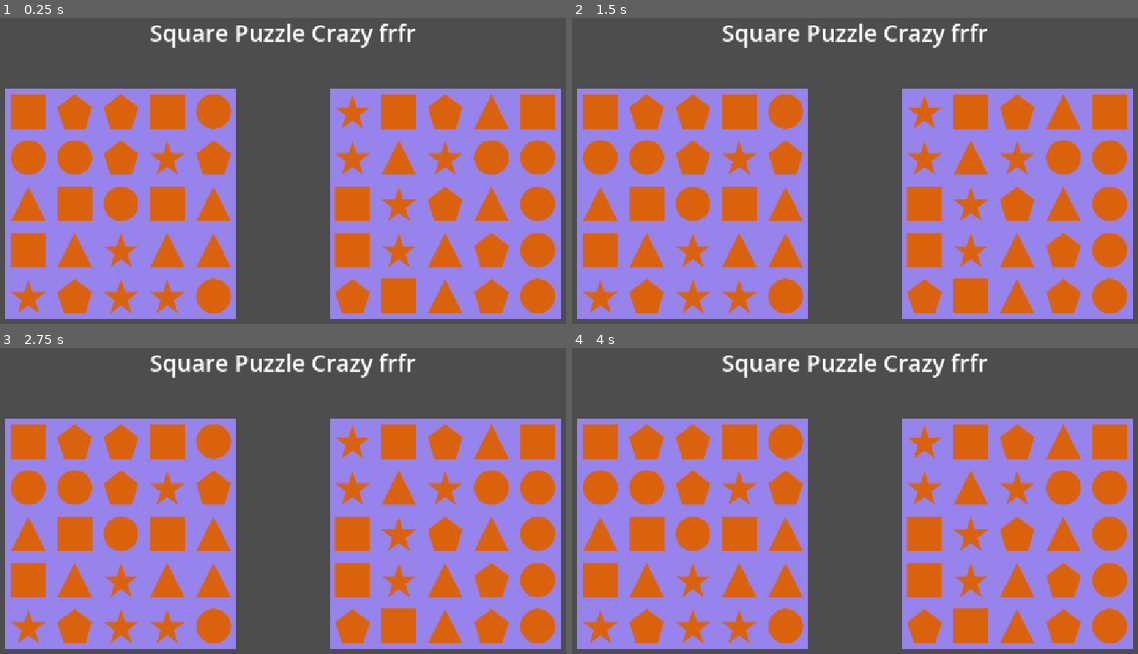
Above: before the commit, frames 1-4 (two rows, left to right).
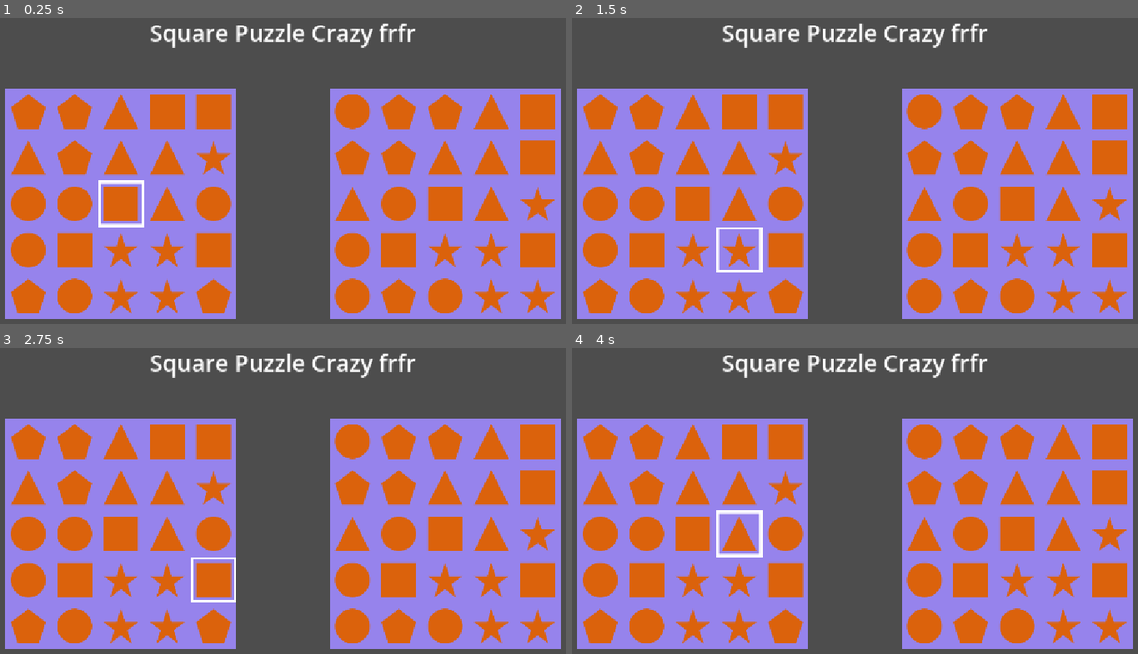
Above: after the commit, the same moments.

Repository: V3NCO/Arcade-Puzzle
Game: Godot game, scene res://Scenes/Ingame_Menu.tscn
Two runs of this game, one before a commit and one after it. Both use one fixed random seed, a clock stepped at 60 frames per second and the inputs below.
Inputs:
- Up to frame 1 (0.25 s): no input
- Up to frame 2 (1.5 s): tap Enter at 0.5 s; hold Right (move_cursor_right, bound only after the commit) 0.53-1.28 s; tap Space at 1.25 s; hold Down (move_cursor_down, bound only after the commit) from 1.28 s (still down)
- Up to frame 3 (2.75 s): tap Enter at 2 s; release Down (move_cursor_down, bound only after the commit) at 2.03 s; hold Right (move_cursor_right, bound only after the commit) from 2.03 s (still down)
- Up to frame 4 (4 s): tap Space at 2.75 s; release Right (move_cursor_right, bound only after the commit) at 2.78 s; hold Up (move_cursor_up, bound only after the commit) 2.78-3.53 s; tap Enter at 3.5 s; hold Left (move_cursor_left, bound only after the commit) from 3.53 s (still down)

The runs differ from the first frame. In frame 1, 12% of the frame differs, in the area x 1-99%, y 25-97%; in frame 2, 12%; in frame 3, 12%; in frame 4, 12%.

Commit message:
Added stuff

Diff:
--- a/Scenes/Ingame_Menu.tscn
+++ b/Scenes/Ingame_Menu.tscn
@@ -1,6 +1,8 @@
-[gd_scene load_steps=5 format=3 uid="uid://bum60vuk0axb6"]
+[gd_scene load_steps=7 format=3 uid="uid://bum60vuk0axb6"]
 
+[ext_resource type="Script" uid="uid://dkjc8gnlc0g6i" path="res://Scenes/cursor.gd" id="1_322e4"]
 [ext_resource type="TileSet" uid="uid://cjuhwb3yscdf4" path="res://TileSet/tilescrazy.tres" id="1_mrwon"]
+[ext_resource type="TileSet" uid="uid://v6jcm16cqd11" path="res://TileSet/tiles_select.tres" id="1_q1ltg"]
 [ext_resource type="Script" uid="uid://exwn140fa7is" path="res://Scripts/tile_map_layer.gd" id="2_mrwon"]
 
 [sub_resource type="Theme" id="Theme_2opte"]
@@ -57,7 +59,15 @@
 text = "Square Puzzle Crazy frfr"
 label_settings = SubResource("LabelSettings_0xk7v")
 
-[node name="TileMapLayer" type="TileMapLayer" parent="."]
+[node name="Cursor" type="TileMapLayer" parent="."]
+position = Vector2(96, 124)
+tile_set = ExtResource("1_q1ltg")
+script = ExtResource("1_322e4")
+
+[node name="Display" type="TileMapLayer" parent="."]
 position = Vector2(96, 124)
 tile_set = ExtResource("1_mrwon")
 script = ExtResource("2_mrwon")
+
+[connection signal="grid_horizontal" from="Cursor" to="Display" method="_on_move_grid_horizontal"]
+[connection signal="grid_vertical" from="Cursor" to="Display" method="_on_move_grid_vertical"]
--- /dev/null
+++ b/Scenes/cursor.gd
@@ -0,0 +1,25 @@
+extends TileMapLayer
+var cursor_pos_1 = 2
+var cursor_pos_2 = 2
+
+# func _ready():
+signal grid_vertical
+signal grid_horizontal
+
+
+func _process(delta):
+	clear()
+	set_cell(Vector2i(cursor_pos_1, cursor_pos_2), 1, Vector2i(0, 0))
+	if Input.is_action_just_pressed("move_cursor_up"): if cursor_pos_2 > 0: cursor_pos_2 -= 1
+	if Input.is_action_just_pressed("move_cursor_down"): if cursor_pos_2 < 4: cursor_pos_2 += 1
+	if Input.is_action_just_pressed("move_cursor_left"): if cursor_pos_1 > 0: cursor_pos_1 -= 1
+	if Input.is_action_just_pressed("move_cursor_right"): if cursor_pos_1 < 4: cursor_pos_1 += 1
+
+	if Input.is_action_just_pressed("move_grid_down"):
+		grid_vertical.emit(cursor_pos_1, "down")
+	if Input.is_action_just_pressed("move_grid_right"):
+		grid_horizontal.emit(cursor_pos_2, "right")
+	if Input.is_action_just_pressed("move_grid_left"):
+		grid_horizontal.emit(cursor_pos_2, "left")
+	if Input.is_action_just_pressed("move_grid_up"):
+		grid_vertical.emit(cursor_pos_1, "up")
--- a/Scripts/tile_map_layer.gd
+++ b/Scripts/tile_map_layer.gd
@@ -1,5 +1,6 @@
 extends TileMapLayer
 
+@onready var title = $"../Control/Label"
 
 func _ready():
 	init()
@@ -31,31 +32,32 @@
 			set_cell(Vector2i(n+7, m), 1, Vector2i(current_number, 0), 0)
 
 
-func shuffle(dif: int):
+func shuffle(dif):
 	var shuf_rang = 10
-	match dif:
-		_:
-			shuf_rang = randi_range(200, 1000)
-		1:
-			shuf_rang = randi_range(3, 15)
-		2:
-			shuf_rang = randi_range(15, 25)
-		3:
-			shuf_rang = randi_range(25, 50)
-		4:
-			shuf_rang = randi_range(50, 100)
-
+	if dif == 1: shuf_rang = randi_range(3, 15)
+	elif dif == 2: shuf_rang = randi_range(15, 25)
+	elif dif == 3: shuf_rang = randi_range(25, 50)
+	elif dif == 4: shuf_rang = randi_range(50, 100)
+	elif dif == 5: shuf_rang = 1
+	else: shuf_rang = randi_range(200, 1000)
+	print(shuf_rang)
 	for i in range(shuf_rang):
+		print("looped")
 		var direction = randi_range(1, 4)
+		print(direction)
 		match direction:
 			1:
 				move_column_down(randi_range(0, 4))
+				print("went down")
 			2:
 				move_column_up(randi_range(0, 4))
+				print("went up")
 			3:
 				move_line_left(randi_range(0, 4), 0)
+				print("went left")
 			4:
 				move_line_right(randi_range(0, 4), 0)
+				print("went right")
 
 func move_column_up(col):
 	var temp = get_cell_atlas_coords(Vector2i(col, 0))[0]
@@ -64,6 +66,7 @@
 	set_cell(Vector2i(col, 2), 1, Vector2i(get_cell_atlas_coords(Vector2i(col, 3))[0], 0), 0)
 	set_cell(Vector2i(col, 3), 1, Vector2i(get_cell_atlas_coords(Vector2i(col, 4))[0], 0), 0)
 	set_cell(Vector2i(col, 4), 1, Vector2i(temp, 0), 0)
+	check_squares(0, 0, 7, 0)
 
 func move_column_down(col):
 	var temp = get_cell_atlas_coords(Vector2i(col, 4))[0]
@@ -72,6 +75,7 @@
 	set_cell(Vector2i(col, 2), 1, Vector2i(get_cell_atlas_coords(Vector2i(col, 1))[0], 0), 0)
 	set_cell(Vector2i(col, 1), 1, Vector2i(get_cell_atlas_coords(Vector2i(col, 0))[0], 0), 0)
 	set_cell(Vector2i(col, 0), 1, Vector2i(temp, 0), 0)
+	check_squares(0, 0, 7, 0)
 
 func move_line_left(line, relcol):
 	var temp = get_cell_atlas_coords(Vector2i(relcol+0, line))[0]
@@ -80,6 +84,7 @@
 	set_cell(Vector2i(relcol+2, line), 1, Vector2i(get_cell_atlas_coords(Vector2i(relcol+3, line))[0], 0), 0)
 	set_cell(Vector2i(relcol+3, line), 1, Vector2i(get_cell_atlas_coords(Vector2i(relcol+4, line))[0], 0), 0)
 	set_cell(Vector2i(relcol+4, line), 1, Vector2i(temp, 0), 0)
+	check_squares(0, 0, 7, 0)
 
 func move_line_right(line, relcol):
 	var temp = get_cell_atlas_coords(Vector2i(relcol+4, line))[0]
@@ -88,3 +93,28 @@
 	set_cell(Vector2i(relcol+2, line), 1, Vector2i(get_cell_atlas_coords(Vector2i(relcol+1, line))[0], 0), 0)
 	set_cell(Vector2i(relcol+1, line), 1, Vector2i(get_cell_atlas_coords(Vector2i(relcol+0, line))[0], 0), 0)
 	set_cell(Vector2i(relcol+0, line), 1, Vector2i(temp, 0), 0)
+	check_squares(0, 0, 7, 0)
+
+func check_squares(originn, origino, n1, o1):
+	var win = true
+	for n in range(5):
+		for o in range(5):
+			var square1 = get_cell_atlas_coords(Vector2i(n1+n, o1+o))
+			var square2 = get_cell_atlas_coords(Vector2i(originn+n, origino+o))
+			if not square1[0] == square2[0]:
+				print(str(square1)+str(square2))
+				win = false
+	if win == true: title.text = "You WIN !"
+
+func wait(seconds: float) -> void:
+	await get_tree().create_timer(seconds).timeout
+
+func _on_move_grid_horizontal(pos, dir) -> void:
+	if dir == "right": move_line_right(pos, 0)
+	if dir == "left": move_line_left(pos, 0)
+	wait(1)
+
+
+func _on_move_grid_vertical(pos, dir) -> void:
+	if dir == "down": move_column_down(pos)
+	if dir == "up": move_column_up(pos)
--- /dev/null
+++ b/TileSet/tiles_select.tres
@@ -0,0 +1,17 @@
+[gd_resource type="TileSet" load_steps=3 format=3 uid="uid://v6jcm16cqd11"]
+
+[ext_resource type="Texture2D" uid="uid://d0am54q2w2pt" path="res://images/vectors/select.svg" id="1_2ilmb"]
+
+[sub_resource type="TileSetAtlasSource" id="TileSetAtlasSource_h0ngt"]
+texture = ExtResource("1_2ilmb")
+texture_region_size = Vector2i(80, 80)
+0:0/0 = 0
+1:0/0 = 0
+2:0/0 = 0
+3:0/0 = 0
+4:0/0 = 0
+5:0/0 = 0
+
+[resource]
+tile_size = Vector2i(80, 80)
+sources/1 = SubResource("TileSetAtlasSource_h0ngt")
--- /dev/null
+++ b/images/vectors/select.svg
@@ -0,0 +1,8 @@
+<svg width="480" height="80" viewBox="0 0 480 80" fill="none" xmlns="http://www.w3.org/2000/svg">
+<rect x="2.5" y="2.5" width="75" height="75" stroke="white" stroke-width="5"/>
+<rect x="82" y="2" width="76" height="76" stroke="white" stroke-width="4"/>
+<rect x="82" y="2" width="76" height="76" stroke="white" stroke-opacity="0.8" stroke-width="4"/>
+<rect x="161.5" y="1.5" width="77" height="77" stroke="white" stroke-opacity="0.6" stroke-width="3"/>
+<rect x="241" y="1" width="78" height="78" stroke="white" stroke-opacity="0.4" stroke-width="2"/>
+<rect x="320.5" y="0.5" width="79" height="79" stroke="white" stroke-opacity="0.2"/>
+</svg>
--- a/project.godot
+++ b/project.godot
@@ -24,6 +24,55 @@
 
 enabled=PackedStringArray("res://addons/godot_super-wakatime/plugin.cfg")
 
+[input]
+
+move_cursor_up={
+"deadzone": 0.2,
+"events": [Object(InputEventJoypadMotion,"resource_local_to_scene":false,"resource_name":"","device":-1,"axis":1,"axis_value":-1.0,"script":null)
+, Object(InputEventKey,"resource_local_to_scene":false,"resource_name":"","device":0,"window_id":0,"alt_pressed":false,"shift_pressed":false,"ctrl_pressed":false,"meta_pressed":false,"pressed":false,"keycode":0,"physical_keycode":4194320,"key_label":0,"unicode":0,"location":0,"echo":false,"script":null)
+]
+}
+move_cursor_down={
+"deadzone": 0.2,
+"events": [Object(InputEventJoypadMotion,"resource_local_to_scene":false,"resource_name":"","device":-1,"axis":1,"axis_value":1.0,"script":null)
+, Object(InputEventKey,"resource_local_to_scene":false,"resource_name":"","device":0,"window_id":0,"alt_pressed":false,"shift_pressed":false,"ctrl_pressed":false,"meta_pressed":false,"pressed":false,"keycode":0,"physical_keycode":4194322,"key_label":0,"unicode":0,"location":0,"echo":false,"script":null)
+]
+}
+move_cursor_right={
+"deadzone": 0.2,
+"events": [Object(InputEventKey,"resource_local_to_scene":false,"resource_name":"","device":0,"window_id":0,"alt_pressed":false,"shift_pressed":false,"ctrl_pressed":false,"meta_pressed":false,"pressed":false,"keycode":0,"physical_keycode":4194321,"key_label":0,"unicode":0,"location":0,"echo":false,"script":null)
+, Object(InputEventJoypadMotion,"resource_local_to_scene":false,"resource_name":"","device":-1,"axis":0,"axis_value":1.0,"script":null)
+]
+}
+move_cursor_left={
+"deadzone": 0.2,
+"events": [Object(InputEventKey,"resource_local_to_scene":false,"resource_name":"","device":0,"window_id":0,"alt_pressed":false,"shift_pressed":false,"ctrl_pressed":false,"meta_pressed":false,"pressed":false,"keycode":0,"physical_keycode":4194319,"key_label":0,"unicode":0,"location":0,"echo":false,"script":null)
+, Object(InputEventJoypadMotion,"resource_local_to_scene":false,"resource_name":"","device":-1,"axis":0,"axis_value":-1.0,"script":null)
+]
+}
+move_grid_down={
+"deadzone": 0.2,
+"events": [Object(InputEventJoypadButton,"resource_local_to_scene":false,"resource_name":"","device":-1,"button_index":0,"pressure":0.0,"pressed":false,"script":null)
+, Object(InputEventKey,"resource_local_to_scene":false,"resource_name":"","device":0,"window_id":0,"alt_pressed":false,"shift_pressed":false,"ctrl_pressed":false,"meta_pressed":false,"pressed":false,"keycode":0,"physical_keycode":83,"key_label":0,"unicode":0,"location":0,"echo":false,"script":null)
+]
+}
+move_grid_right={
+"deadzone": 0.2,
+"events": [Object(InputEventJoypadButton,"resource_local_to_scene":false,"resource_name":"","device":-1,"button_index":1,"pressure":0.0,"pressed":false,"script":null)
+, Object(InputEventKey,"resource_local_to_scene":false,"resource_name":"","device":0,"window_id":0,"alt_pressed":false,"shift_pressed":false,"ctrl_pressed":false,"meta_pressed":false,"pressed":false,"keycode":0,"physical_keycode":68,"key_label":0,"unicode":0,"location":0,"echo":false,"script":null)
+]
+}
+move_grid_up={
+"deadzone": 0.2,
+"events": [Object(InputEventKey,"resource_local_to_scene":false,"resource_name":"","device":-1,"window_id":0,"alt_pressed":false,"shift_pressed":false,"ctrl_pressed":false,"meta_pressed":false,"pressed":false,"keycode":0,"physical_keycode":87,"key_label":0,"unicode":122,"location":0,"echo":false,"script":null)
+]
+}
+move_grid_left={
+"deadzone": 0.2,
+"events": [Object(InputEventKey,"resource_local_to_scene":false,"resource_name":"","device":0,"window_id":0,"alt_pressed":false,"shift_pressed":false,"ctrl_pressed":false,"meta_pressed":false,"pressed":false,"keycode":0,"physical_keycode":81,"key_label":0,"unicode":0,"location":0,"echo":false,"script":null)
+]
+}
+
 [rendering]
 
 renderer/rendering_method="gl_compatibility"
Not shown, added: Scenes/cursor.gd.uid
Not shown, added: export_presets.cfg
Not shown, added: images/vectors/select.svg.import
